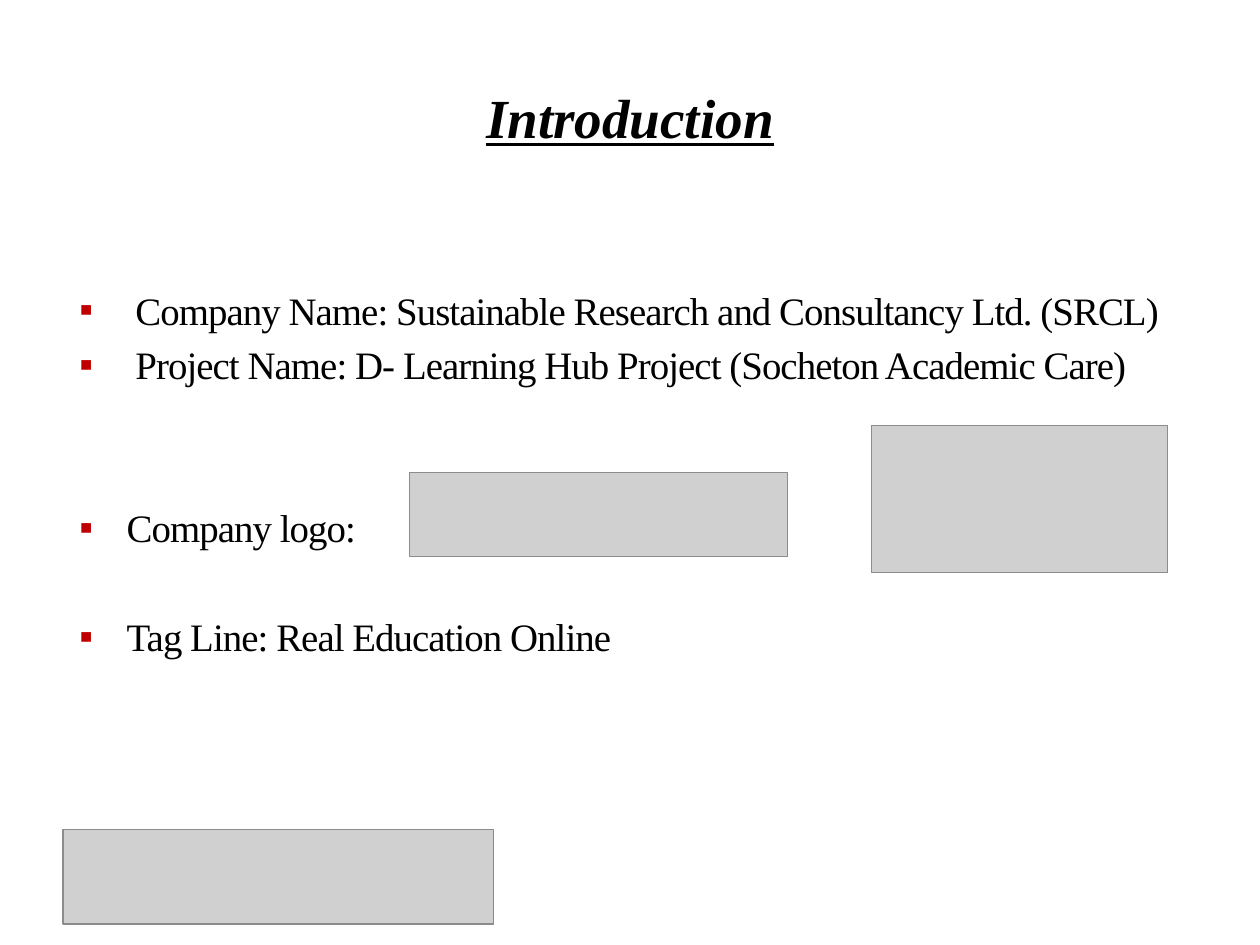
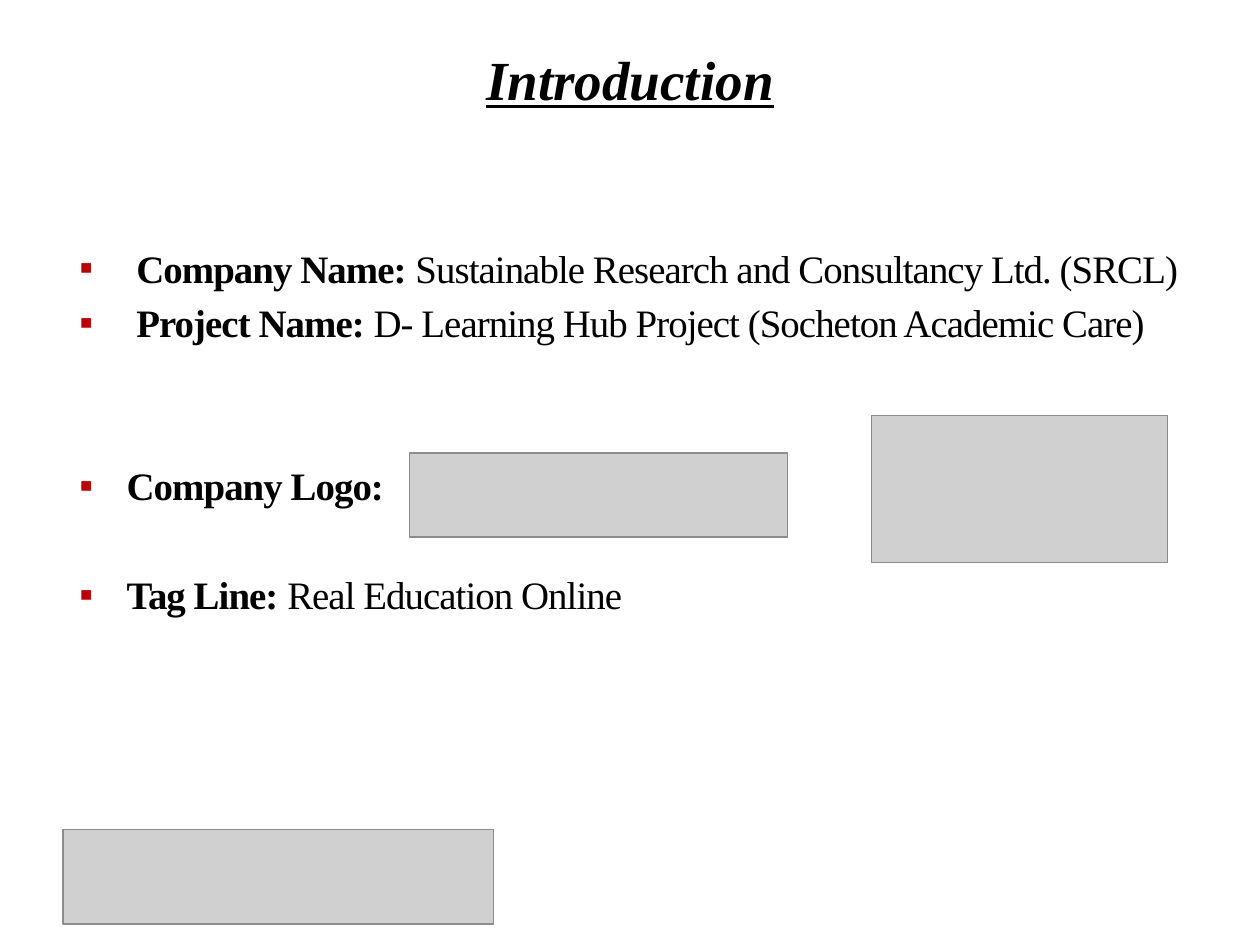
Before and after one commit to Shuvoneel/SRCL, a slide deck: slide 2 of Startup/Presentation_iDEA.pptx. Drawn at 1260x945 pixels with LibreOffice and Linux fonts; fonts in the diff are those of the drawing; grey boxes stand for pictures; background and template pictures are left out. Boxes give left, top, right and bottom in pixels: in the first picture for what was removed or moved away, otherwise in the second. Text is boxed around its words. In the diff, an @@ line names an element or a change of style, - is before the commit and + after.

```diff
--- a/Startup/Presentation_iDEA.pptx
+++ b/Startup/Presentation_iDEA.pptx
@@ title "Introduction": place and size @@
-title "Introduction" at [486, 99, 773, 146]
+title "Introduction" at [486, 61, 773, 108]
@@ text "Company Name: Sustainable Research and ...": place and size @@
-text "Company Name: Sustainable Research and ..." at [127, 298, 1158, 659]
+text "Company Name: Sustainable Research and ..." at [127, 256, 1178, 617]
@@ text at [127, 256, 1178, 617]: bold on in "Company Name:", "Project Name:", "Tag Line:" @@
@@ picture: place and size @@
-picture at [872, 426, 1168, 573]
+picture at [872, 416, 1168, 563]
@@ text at [127, 474, 384, 508]: text changed; bold on @@
-▪ Company logo:
+▪ Company Logo:
@@ picture: place and size @@
-picture at [410, 472, 788, 557]
+picture at [410, 454, 788, 538]
```
Also in this commit, not shown: 23 other slides changed, 22 other files.
